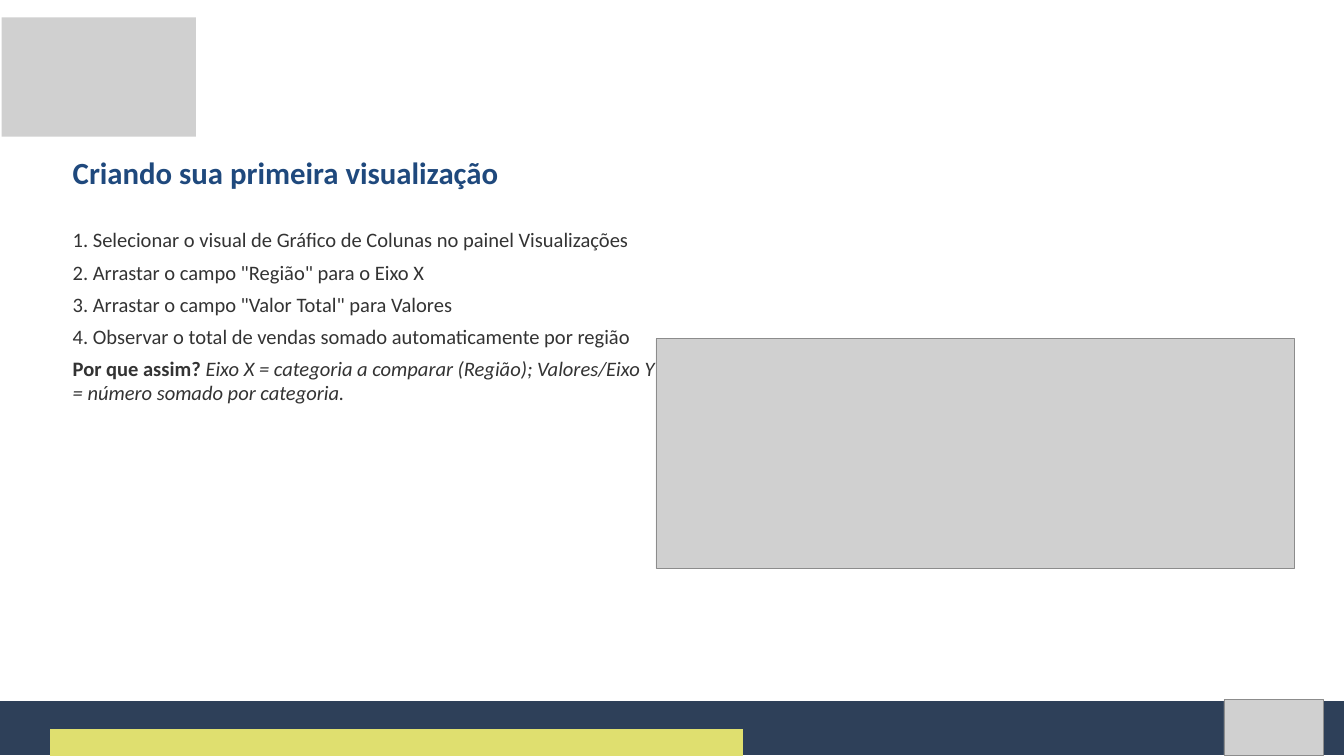
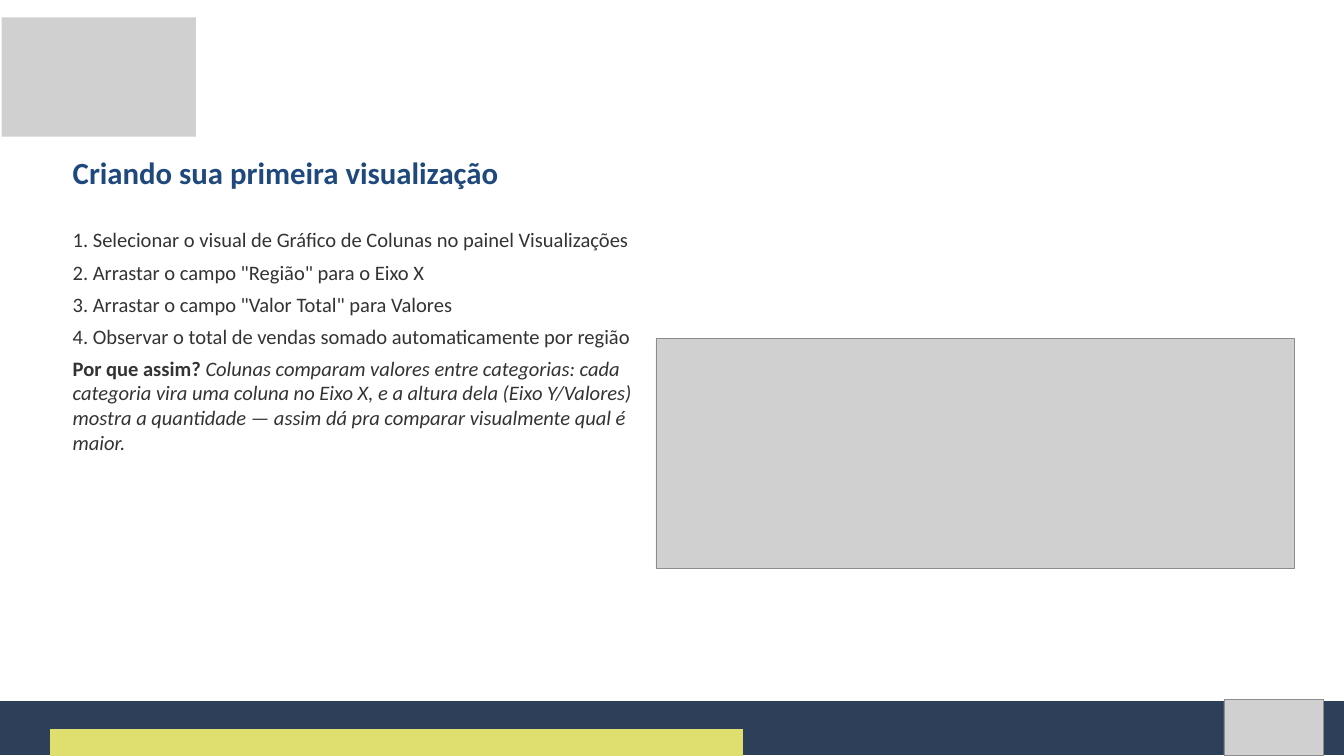
Before and after one commit to Natan20/Curso-PowerBI-Desktop-Material, a slide deck: slide 18 of Aula 01 - 01-09-2026/Aula 1 - Slides.pptx. Drawn at 1344x756 pixels with LibreOffice and Linux fonts; fonts in the diff are those of the drawing; grey boxes stand for pictures. Boxes give left, top, right and bottom in pixels: in the first picture for what was removed or moved away, otherwise in the second. Text is boxed around its words. In the diff, an @@ line names an element or a change of style, - is before the commit and + after.

Commit message:
Aula 1: explicar o motivo (comparacao visual por altura), nao so o mapeamento X/Y

```diff
--- a/Aula 01 - 01-09-2026/Aula 1 - Slides.pptx
+++ b/Aula 01 - 01-09-2026/Aula 1 - Slides.pptx
@@ text at [73,361,631,450]: text changed @@
-Por que assim? Eixo X = categoria a comparar (Região); Valores/Eixo Y = número somado por categoria.
+Por que assim? Colunas comparam valores entre categorias: cada categoria vira uma coluna no Eixo X, e a altura dela (Eixo Y/Valores) mostra a quantidade — assim dá pra comparar visualmente qual é maior.
```
